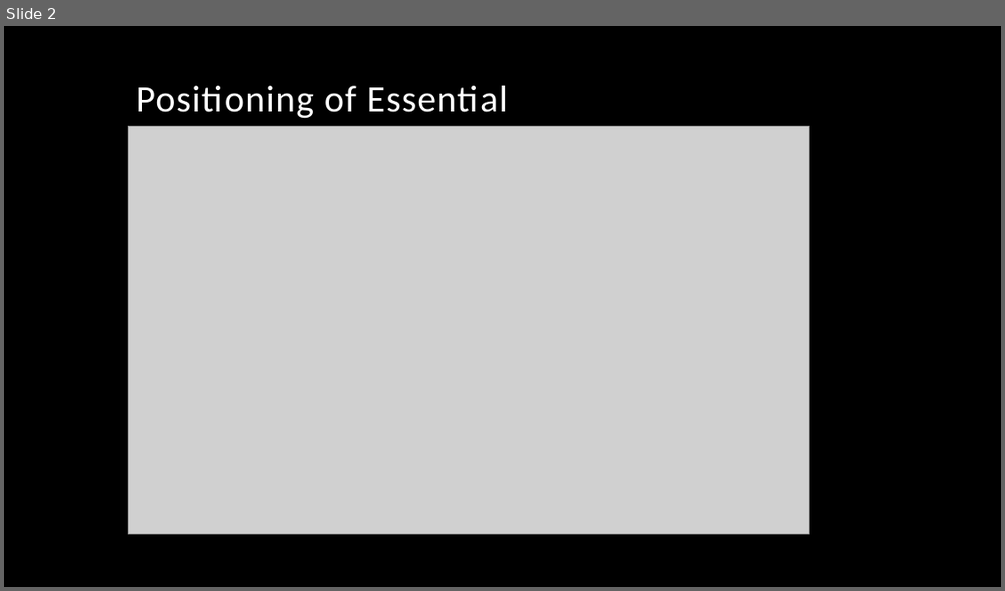
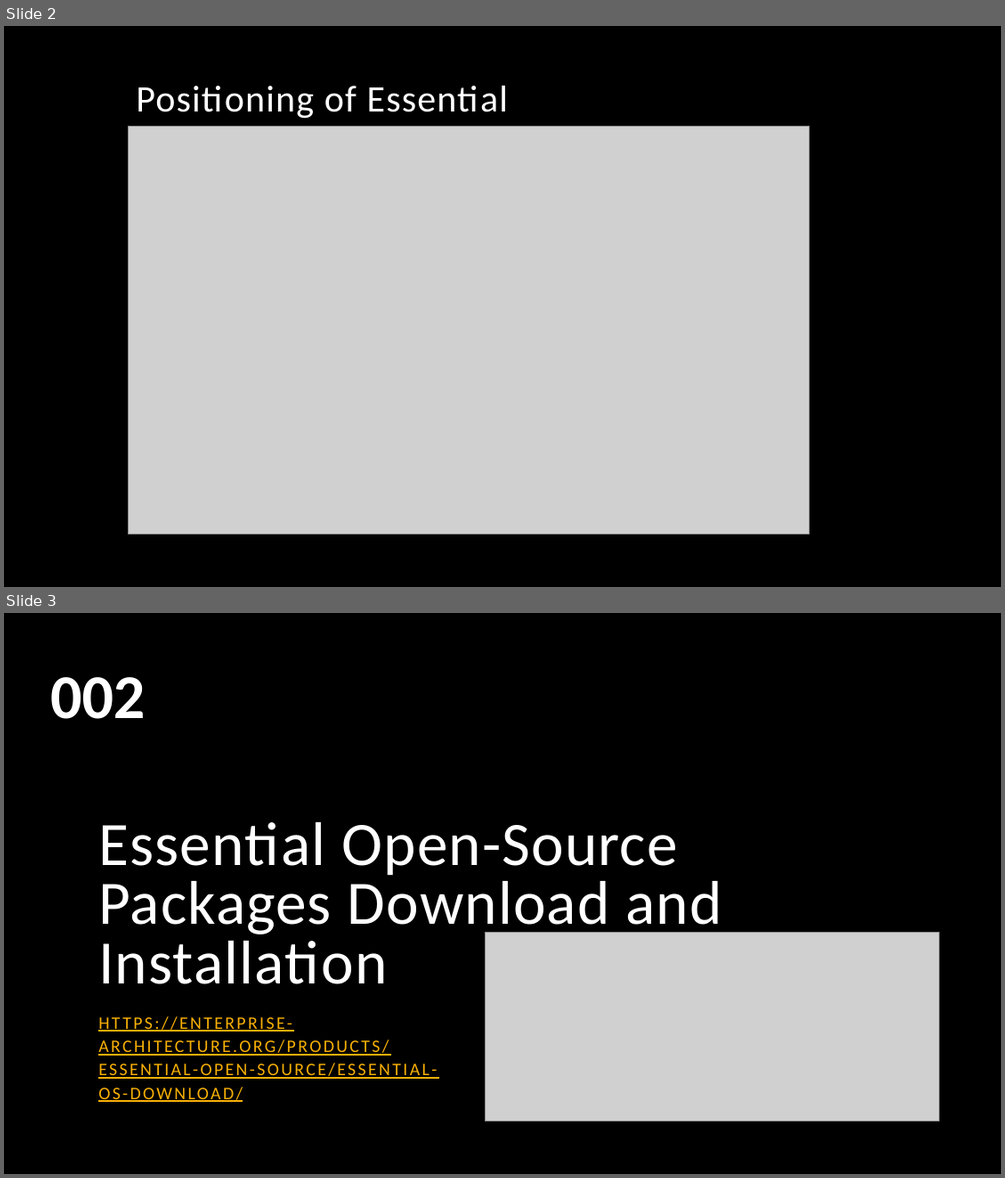
Before and after one commit to yasenstar/EA, a slide deck: Essential_EA/Practice on Essential Enterprise Architecture Tool.pptx. Shown one above the other, each under a label of ours: slide 2 before the commit, slides 2 and 3 after it. The pictures are 1005x591 and 1005x1178 pixels, drawn with LibreOffice and Linux fonts; fonts in the diff are those of the drawing; grey boxes stand for pictures; background and template pictures are left out. Boxes give left, top, right and bottom in pixels: in the first picture for what was removed or moved away, otherwise in the second. Text is boxed around its words. In the diff, an @@ line names an element or a change of style, - is before the commit and + after.

Commit message:
update preparation for Essential

```diff
--- a/Essential_EA/Practice on Essential Enterprise Architecture Tool.pptx
+++ b/Essential_EA/Practice on Essential Enterprise Architecture Tool.pptx
@@ slide 3 added at bbox=[4, 613, 1001, 1174], background picture (left out) @@
@@ text added at bbox=[50, 677, 145, 719], 60 pt, text #FFFFFF, bold @@
+002
@@ title added at bbox=[98, 822, 721, 984], 59.4 pt, text #FFFFFF @@
+Essential Open-Source Packages Download and Installation
@@ picture added at bbox=[485, 933, 939, 1121] @@
@@ subtitle added at bbox=[98, 1016, 437, 1078], 17 pt, text #F8B004, underline @@
+HTTPS://ENTERPRISE-ARCHITECTURE.ORG/PRODUCTS/ESSENTIAL-OPEN-SOURCE/ESSENTIAL-OS-DOWNLOAD/
```
Also in this commit, not shown: 1 other file.
